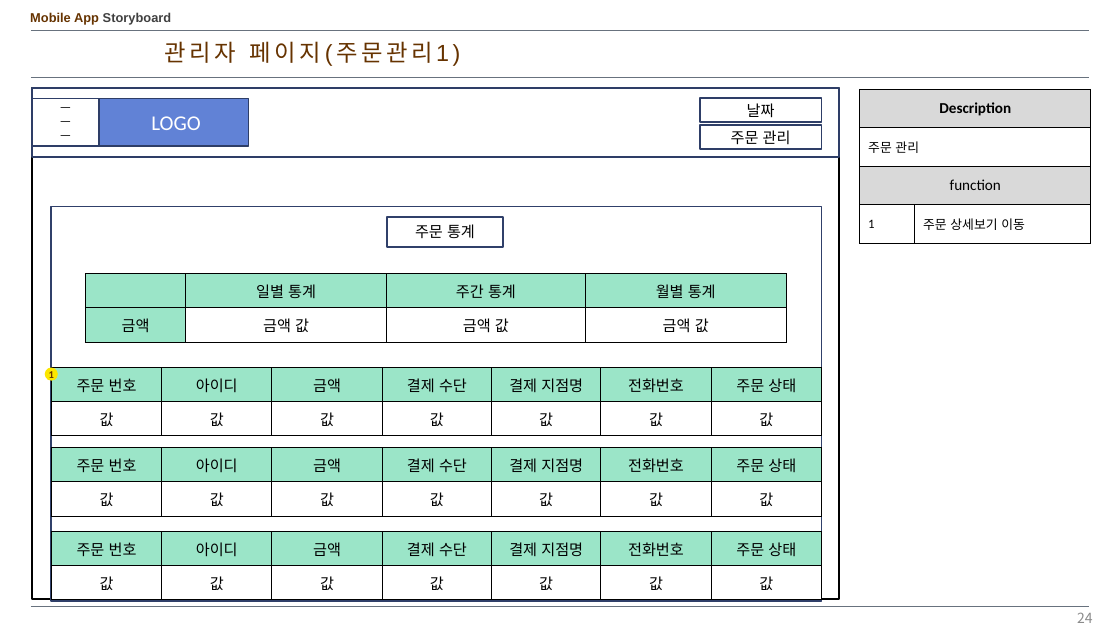
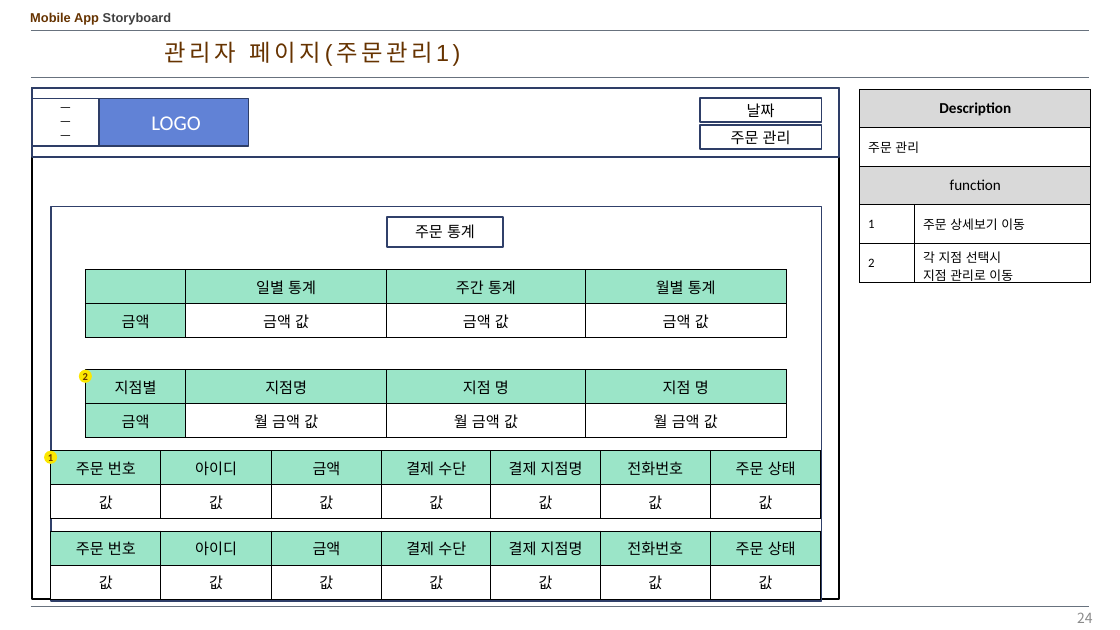
Before and after one commit to kangheechoul/document, a slide deck: slide 24 of 프레젠테이션 1.pptx. Drawn at 1120x630 pixels with LibreOffice and Linux fonts; fonts in the diff are those of the drawing. Boxes give left, top, right and bottom in pixels: in the first picture for what was removed or moved away, otherwise in the second. Text is boxed around its words. In the diff, an @@ line names an element or a change of style, - is before the commit and + after.

Commit message:
지점관리 남음

```diff
--- a/프레젠테이션 1.pptx
+++ b/프레젠테이션 1.pptx
@@ table at bbox=[860, 89, 1091, 287] @@
+row 5: 2 | 각 지점 선택시 / 지점 관리로 이동
@@ table: place and size @@
-table at bbox=[86, 274, 787, 342]
+table at bbox=[86, 270, 787, 338]
@@ ellipse added at bbox=[79, 370, 92, 383], fill #FCE700, 9 pt, text #663300, bold @@
+2
@@ table added at bbox=[86, 370, 787, 438], 2 rows, 4 columns @@
+지점별 | 지점명 | 지점 명 | 지점 명
+금액 | 월 금액 값 | 월 금액 값 | 월 금액 값
@@ 2 tables, 1 ellipse: place and size @@
-2 tables, 1 ellipse at bbox=[45, 368, 820, 516]
+2 tables, 1 ellipse at bbox=[44, 451, 819, 599]
@@ table removed at bbox=[51, 532, 820, 600], 2 rows, 7 columns @@
-주문 번호 | 아이디 | 금액 | 결제 수단 | 결제 지점명 | 전화번호 | 주문 상태
-값 | 값 | 값 | 값 | 값 | 값 | 값
```
Also in this commit, not shown: 1 other slide changed.
